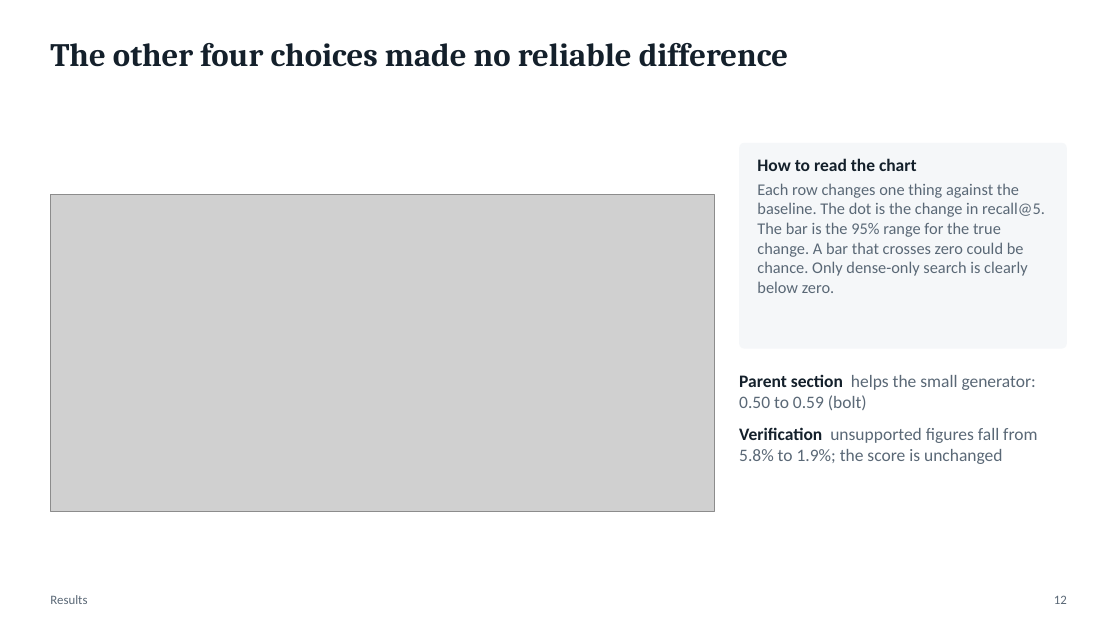
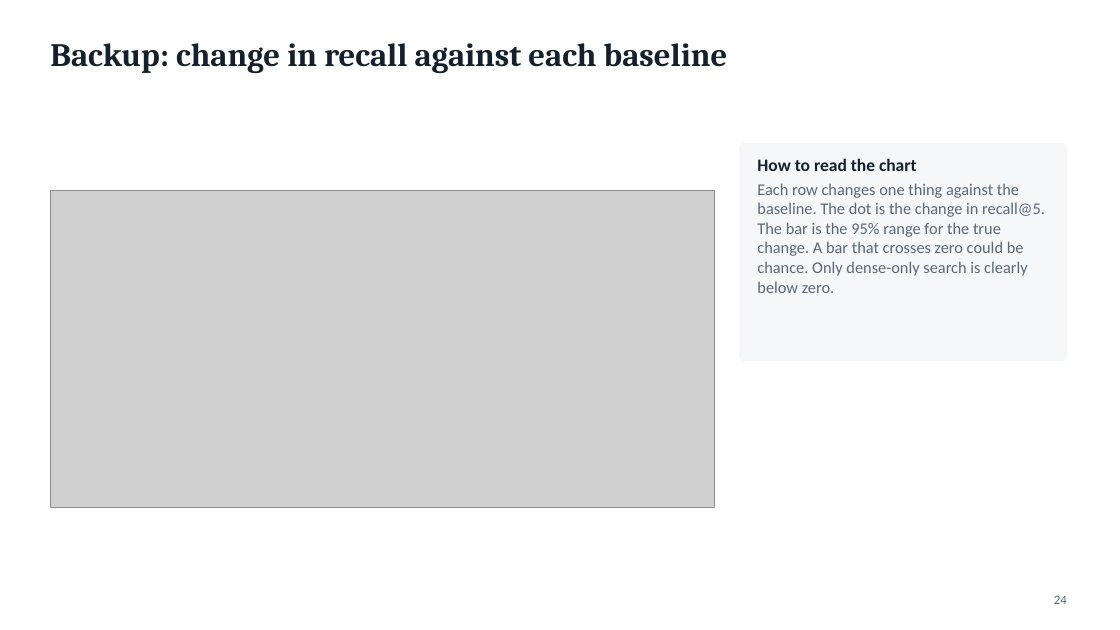
Before and after one commit to DarkkReaper007/RAG-for-financial-analysis, a slide deck: slide 24 of paper/slides.pptx (slide 12 before the commit). Drawn at 1120x630 pixels with LibreOffice and Linux fonts; fonts in the diff are those of the drawing; grey boxes stand for pictures. Boxes give left, top, right and bottom in pixels: in the first picture for what was removed or moved away, otherwise in the second. Text is boxed around its words. In the diff, an @@ line names an element or a change of style, - is before the commit and + after.

```diff
--- a/paper/slides.pptx
+++ b/paper/slides.pptx
@@ text at [50, 43, 728, 73]: text changed @@
-The other four choices made no reliable difference
+Backup: change in recall against each baseline
@@ picture: place and size @@
-picture at [50, 194, 714, 511]
+picture at [50, 190, 714, 507]
@@ text removed at [739, 374, 1037, 464] @@
-Parent section helps the small generator: 0.50 to 0.59 (bolt)
-Verification unsupported figures fall from 5.8% to 1.9%; the score is unchanged
@@ text removed at [50, 595, 87, 604] @@
-Results
@@ text at [1054, 595, 1067, 604]: text changed @@
-12
+24
```
Also in this commit, not shown: 18 other slides changed, 5 slides added, 2 other files.
